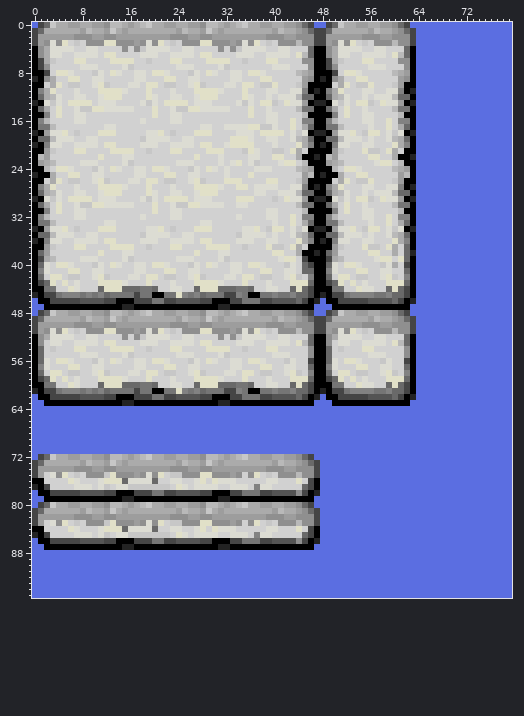
Two states of a pixel-art file, Screenshots/tileset2.aseprite. The picture above was drawn from the file before the commit.
80x96 pixels, 1 frame. Colours within 5 levels of each other are drawn and written as one.
And afterwards:
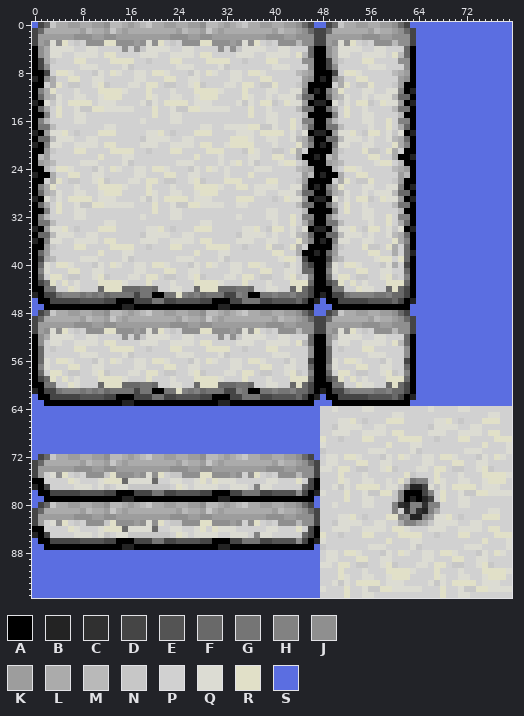
Palette (. is transparent): A #000000  B #232323  C #303030  D #454545  E #545454  F #696969  G #757575  H #828282  J #8f8f8f  K #9d9d9d  L #ababab  M #b9b9b9  N #c7c7c7  P #d1d1d1  Q #dcdcd3  R #e1e0c8  S #5b6ee1
Edits made:
Layer "Layer 1":
y 64: x 48..79 SSSSSSSSSSSSSSSSSSSSSSSSSSSSSSSS -> PPQPPPPQQPPPPPPPPPQPPPPQQPPPPPPP
y 65: x 48..79 SSSSSSSSSSSSSSSSSSSSSSSSSSSSSSSS -> PPPPPPPPPPPPQQPPPPPPPPPPPPPPQQPP
y 66: x 48..79 SSSSSSSSSSSSSSSSSSSSSSSSSSSSSSSS -> PPPQQRPNPPPRRRPPPPPQQRPNPPPRRRPP
y 67: x 48..79 SSSSSSSSSSSSSSSSSSSSSSSSSSSSSSSS -> PPNQQQQPPQQPPPPPPPNQQQQPPQQPPPPP
y 68: x 48..79 SSSSSSSSSSSSSSSSSSSSSSSSSSSSSSSS -> PPQQQPPQQQQPRRPPPPQQQPPQQQQPRRPP
y 69: x 48..79 SSSSSSSSSSSSSSSSSSSSSSSSSSSSSSSS -> RPPNPPPRRPPPPRRRRPPNPPPRRPPPPRRR
y 70: x 48..79 SSSSSSSSSSSSSSSSSSSSSSSSSSSSSSSS -> QPPPPPPPPPPRPPPQQPPPPPPPPPPRPPPQ
y 71: x 48..79 SSSSSSSSSSSSSSSSSSSSSSSSSSSSSSSS -> NPPPPPPPQQQPPPPQNPPPPPPPQQQPPPPQ
y 72: x 48..79 SSSSSSSSSSSSSSSSSSSSSSSSSSSSSSSS -> PQQPRRQPPPNQPRQPPQQPRRQPPPNQPRQP
y 73: x 48..79 SSSSSSSSSSSSSSSSSSSSSSSSSSSSSSSS -> PQQPPPRRPPQQPPPPPQQPPPRRPPQQPPPP
y 74: x 48..79 SSSSSSSSSSSSSSSSSSSSSSSSSSSSSSSS -> QQPRRPNNPPQRNPPPQQPRRPNNPPQRNPPP
y 75: x 48..79 SSSSSSSSSSSSSSSSSSSSSSSSSSSSSSSS -> PPPRPPPQPPPPPPRNPPPRPPPQPPPRRRRQ
y 76: x 48..79 SSSSSSSSSSSSSSSSSSSSSSSSSSSSSSSS -> PPPRQPPQQPPQPRNGHHPRQPPQQPPQRRRP
y 77: x 48..79 SSSSSSSSSSSSSSSSSSSSSSSSSSSSSSSS -> PPQNQPRRRRPQQNHBBDQNQPRRRRPQQQPP
y 78: x 48..79 SSSSSSSSSSSSSSSSSSSSSSSSSSSSSSSS -> QPPPRPPQNNRRNHAAADHPRPPQNNRRQQQQ
y 79: x 48..79 SSSSSSSSSSSSSSSSSSSSSSSSSSSSSSSS -> PPPPRPPQQPPPNHABABDPRPPQQPPPPPPP
y 80: x 48..79 SSSSSSSSSSSSSSSSSSSSSSSSSSSSSSSS -> PPQPPPPQQPPPHCBHHCHHPPPQQPPPPPPP
y 81: x 48..79 SSSSSSSSSSSSSSSSSSSSSSSSSSSSSSSS -> PPPPPPPPPPPPHPCHCBHLPPPPPPPPQQPP
y 82: x 48..79 SSSSSSSSSSSSSSSSSSSSSSSSSSSSSSSS -> PPPQQRPNPPPRRHJBBHKQQRPNPPPRRRPP
y 83: x 48..79 SSSSSSSSSSSSSSSSSSSSSSSSSSSSSSSS -> PPNQQQQPPQQPPLHHKLNQQQQPPQQPPPPP
y 84: x 48..79 SSSSSSSSSSSSSSSSSSSSSSSSSSSSSSSS -> PPQQQPPQQQQPRRQPPPQQQPPQQQQPRRPP
y 85: x 48..79 SSSSSSSSSSSSSSSSSSSSSSSSSSSSSSSS -> RPPNPPPRRPPPPRRRRPPNPPPRRPPPPRRR
y 86: x 48..79 SSSSSSSSSSSSSSSSSSSSSSSSSSSSSSSS -> QPPPPPPPPPPRPPPQQPPPPPPPPPPRPPPQ
y 87: x 48..79 SSSSSSSSSSSSSSSSSSSSSSSSSSSSSSSS -> NPPPPPPPQQQPPPPQNPPPPPPPQQQPPPPQ
y 88: x 48..79 SSSSSSSSSSSSSSSSSSSSSSSSSSSSSSSS -> PQQPRRQPPPNQPRQPPQQPRRQPPPNQPRQP
y 89: x 48..79 SSSSSSSSSSSSSSSSSSSSSSSSSSSSSSSS -> PQQPPPRRPPQQPPPPPQQPPPRRPPQQPPPP
y 90: x 48..79 SSSSSSSSSSSSSSSSSSSSSSSSSSSSSSSS -> QQPRRPNNPPQRNPPPQQPRRPNNPPQRNPPP
y 91: x 48..79 SSSSSSSSSSSSSSSSSSSSSSSSSSSSSSSS -> PPPRPPPQPPPRRRRQPPPRPPPQPPPRRRRQ
y 92: x 48..79 SSSSSSSSSSSSSSSSSSSSSSSSSSSSSSSS -> PPPRQPPQQPPQRRRPPPPRQPPQQPPQRRRP
y 93: x 48..79 SSSSSSSSSSSSSSSSSSSSSSSSSSSSSSSS -> PPQNQPRRRRPQQQPPPPQNQPRRRRPQQQPP
y 94: x 48..79 SSSSSSSSSSSSSSSSSSSSSSSSSSSSSSSS -> QPPPRPPQNNRRQQQQQPPPRPPQNNRRQQQQ
y 95: x 48..79 SSSSSSSSSSSSSSSSSSSSSSSSSSSSSSSS -> PPPPRPPQQPPPPPPPPPPPRPPQQPPPPPPP
